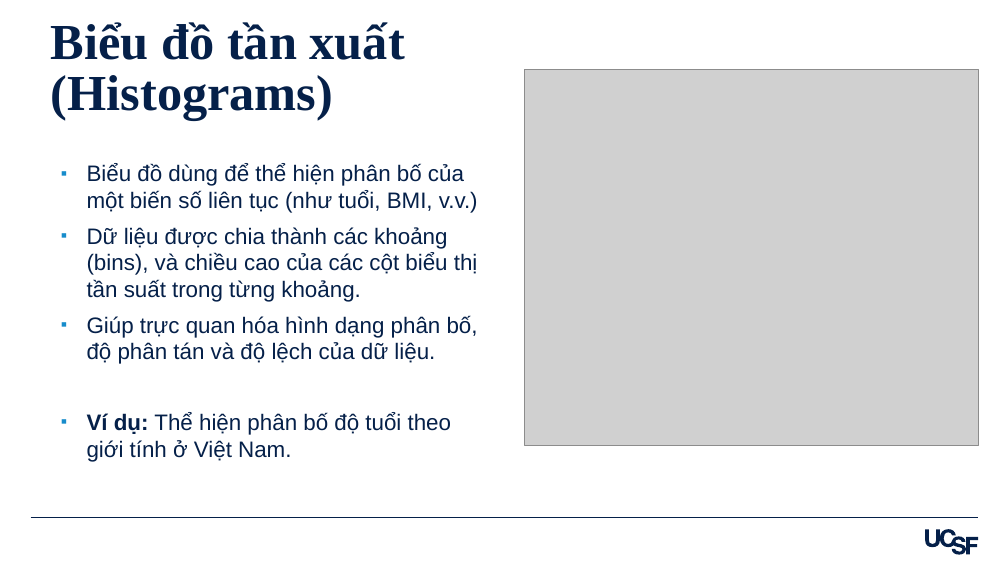
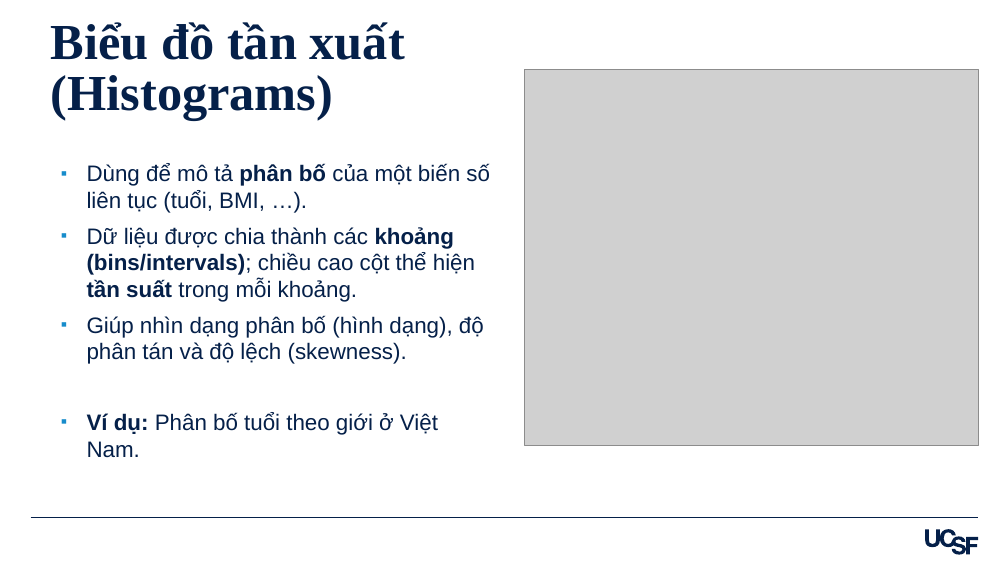
Before and after one commit to amirzazadeh/DataVisualization, a slide deck: slide 13 of Slides_Viet_Data_Visualization_in_R_Ali_Mirzazadeh.pptx. Drawn at 1008x567 pixels with LibreOffice and Linux fonts; fonts in the diff are those of the drawing; grey boxes stand for pictures. Boxes give left, top, right and bottom in pixels: in the first picture for what was removed or moved away, otherwise in the second. Text is boxed around its words. In the diff, an @@ line names an element or a change of style, - is before the commit and + after.

```diff
--- a/Slides_Viet_Data_Visualization_in_R_Ali_Mirzazadeh.pptx
+++ b/Slides_Viet_Data_Visualization_in_R_Ali_Mirzazadeh.pptx
@@ text at bbox=[87, 164, 490, 458]: text changed @@
-▪ Biểu đồ dùng để thể hiện phân bố của một biến số liên tục (như tuổi, BMI, v.v.)
-▪ Dữ liệu được chia thành các khoảng (bins), và chiều cao của các cột biểu thị tần suất trong từng khoảng.
-▪ Giúp trực quan hóa hình dạng phân bố, độ phân tán và độ lệch của dữ liệu.
-▪ Ví dụ: Thể hiện phân bố độ tuổi theo giới tính ở Việt Nam.
+▪ Dùng để mô tả phân bố của một biến số liên tục (tuổi, BMI, …).
+▪ Dữ liệu được chia thành các khoảng (bins/intervals); chiều cao cột thể hiện tần suất trong mỗi khoảng.
+▪ Giúp nhìn dạng phân bố (hình dạng), độ phân tán và độ lệch (skewness).
+▪ Ví dụ: Phân bố tuổi theo giới ở Việt Nam.
```
Also in this commit, not shown: 30 other slides changed, 1 other file.
